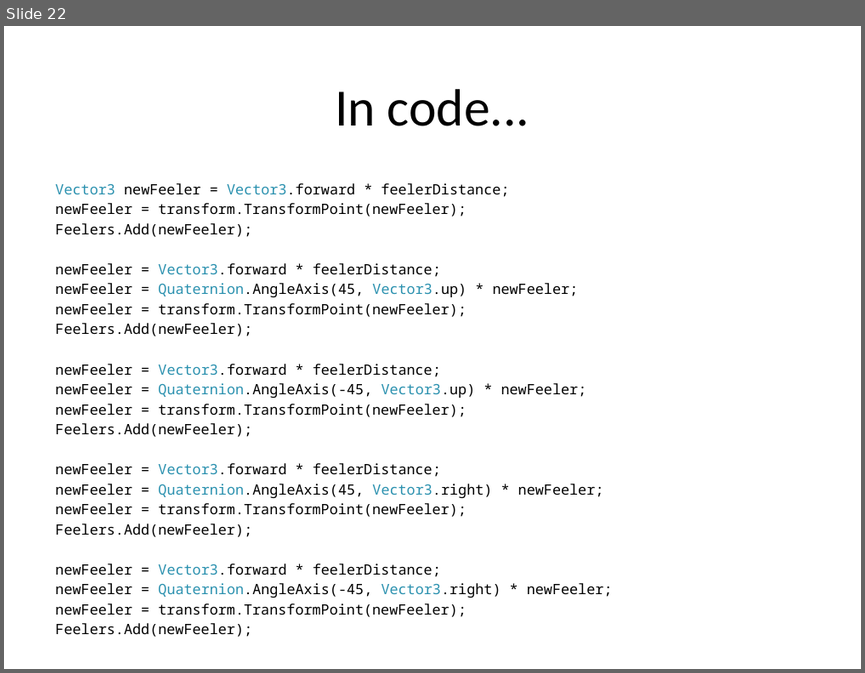
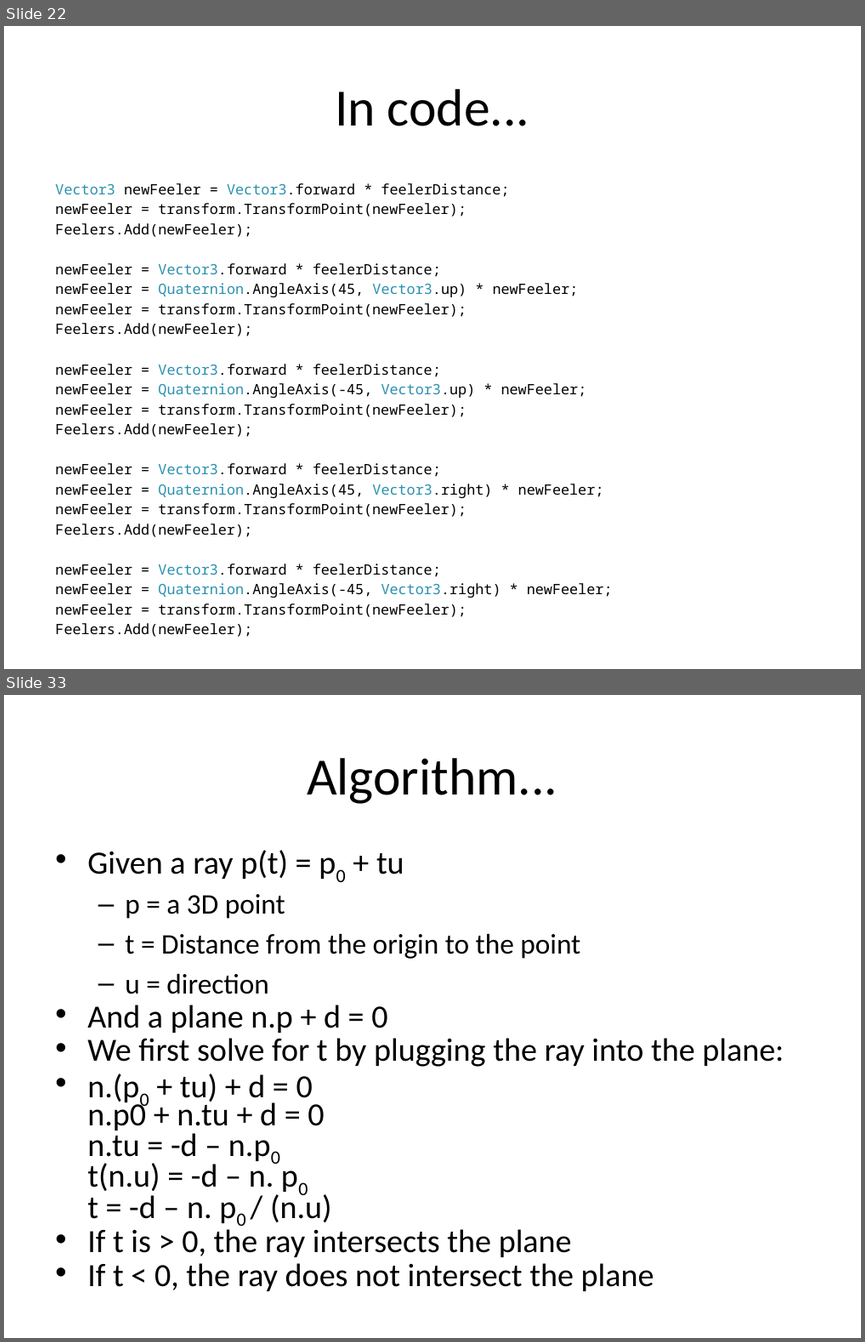
Before and after one commit to skooter500/UnitySteeringBehaviours, a slide deck: Lectures/Game AI 3.pptx. Shown one above the other, each under a label of ours: slide 22 before the commit, slides 22 and 33 after it; the slides between them are not shown. The pictures are 865x673 and 865x1342 pixels, drawn with LibreOffice and Linux fonts; fonts in the diff are those of the drawing; background and template pictures are left out. Boxes give left, top, right and bottom in pixels: in the first picture for what was removed or moved away, otherwise in the second. Text is boxed around its words. In the diff, an @@ line names an element or a change of style, - is before the commit and + after.

```diff
--- a/Lectures/Game AI 3.pptx
+++ b/Lectures/Game AI 3.pptx
@@ slide 33 added at (4,695,861,1338), background #FFFFFF @@
@@ title added at (307,758,557,804), 44 pt, text #000000 @@
+Algorithm...
@@ text added at (87,850,783,1291), 27.2 pt, text #000000 @@
+• Given a ray p(t) = p0 + tu
+  – p = a 3D point
+  – t = Distance from the origin to the point
+  – u = direction
+• And a plane n.p + d = 0
+• We first solve for t by plugging the ray into the plane:
+• n.(p0 + tu) + d = 0
+  n.p0 + n.tu + d = 0
+  n.tu = -d – n.p0
+  t(n.u) = -d – n. p0
+  t = -d – n. p0 / (n.u)
+• If t is > 0, the ray intersects the plane
+• If t < 0, the ray does not intersect the plane
```
Also in this commit, not shown: 7 slides changed, 14 other slides added, 2 other files.
